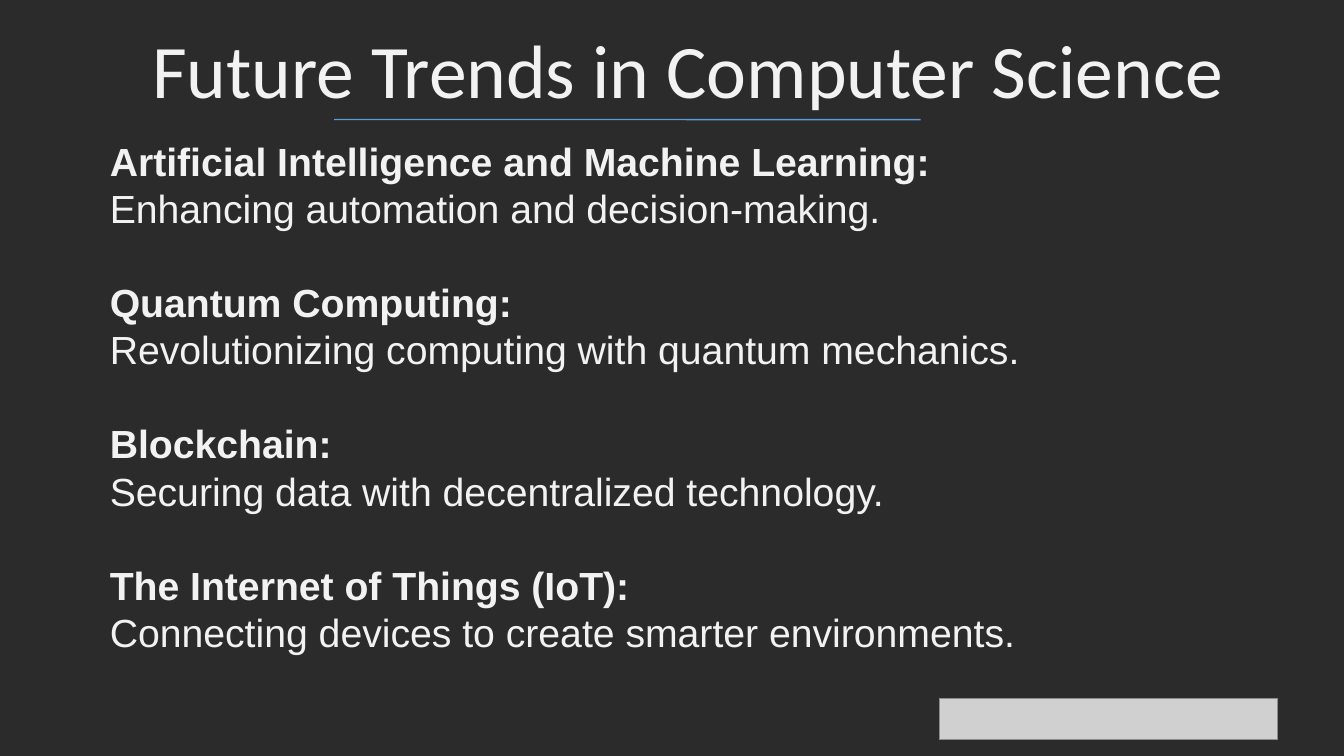
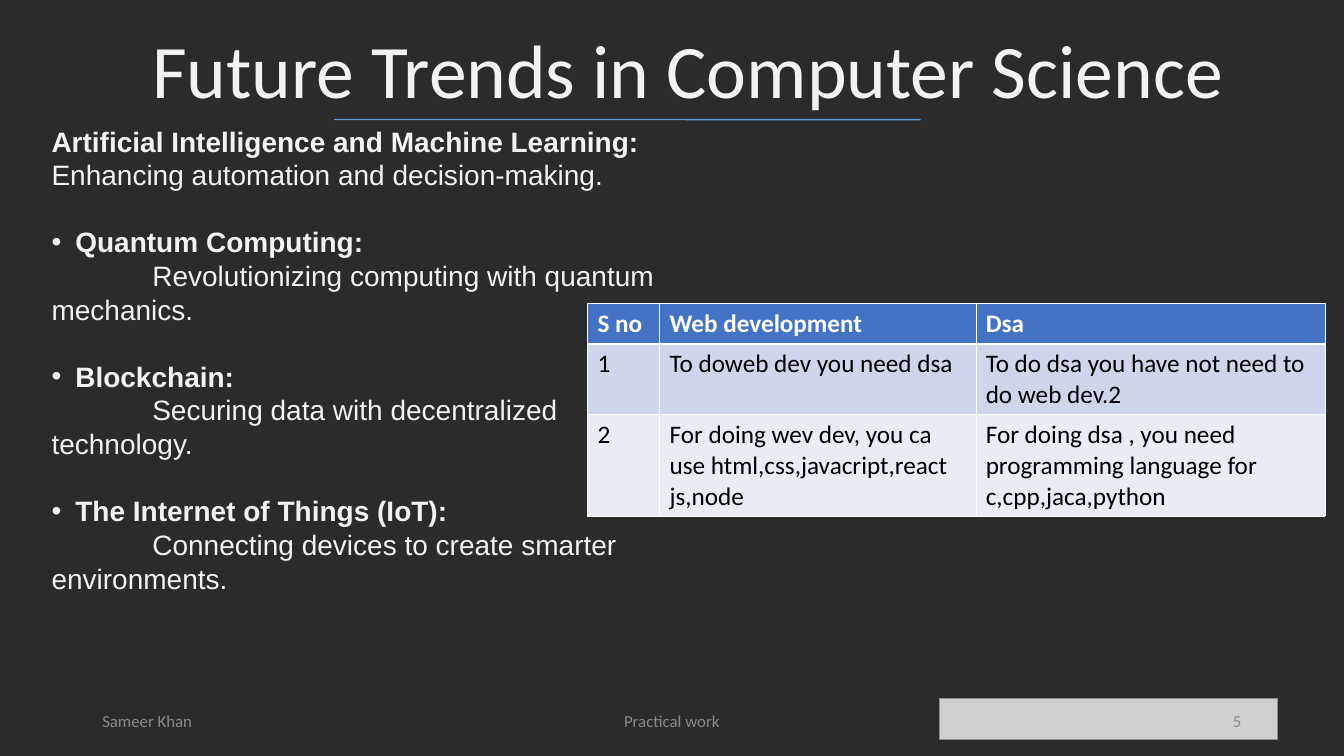
Before and after one commit to Sameerkhan9412/MCA-Lab1-Files, a slide deck: slide 5 of week 2/04 Intoduction To Computer Science.ppt. Drawn at 1344x756 pixels with LibreOffice and Linux fonts; fonts in the diff are those of the drawing; grey boxes stand for pictures; background and template pictures are left out; a plain dark background stands for a picture behind light text. Boxes give left, top, right and bottom in pixels: in the first picture for what was removed or moved away, otherwise in the second. Text is boxed around its words. In the diff, an @@ line names an element or a change of style, - is before the commit and + after.

Commit message:
update some ppt

```diff
--- a/week 2/04 Intoduction To Computer Science.ppt
+++ b/week 2/04 Intoduction To Computer Science.ppt
@@ subtitle "Artificial Intelligence and Machine Learning:": place and size @@
-subtitle "Artificial Intelligence and Machine Learning:" at (110, 147, 1019, 655)
+subtitle "Artificial Intelligence and Machine Learning:" at (52, 131, 654, 590)
@@ subtitle "Artificial Intelligence and Machine Learning:" at (52, 131, 654, 590): size 28 to 20 pt; bullet none to • @@
@@ table added at (587, 303, 1325, 515), 3 rows, 3 columns @@
+S no | Web development | Dsa
+1 | To doweb dev you need dsa | To do dsa you have not need to do web dev.2
+2 | For doing wev dev, you ca use html,css,javacript,react js,node | For doing dsa , you need programming language for c,cpp,jaca,python
@@ text added at (102, 715, 192, 727), 12 pt, text #898989 @@
+Sameer Khan
@@ text added at (624, 715, 719, 727), 12 pt, text #898989 @@
+Practical work
@@ page number added at (1233, 716, 1241, 727), 12 pt, text #898989 @@
+5
```
Also in this commit, not shown: 4 other slides changed.
